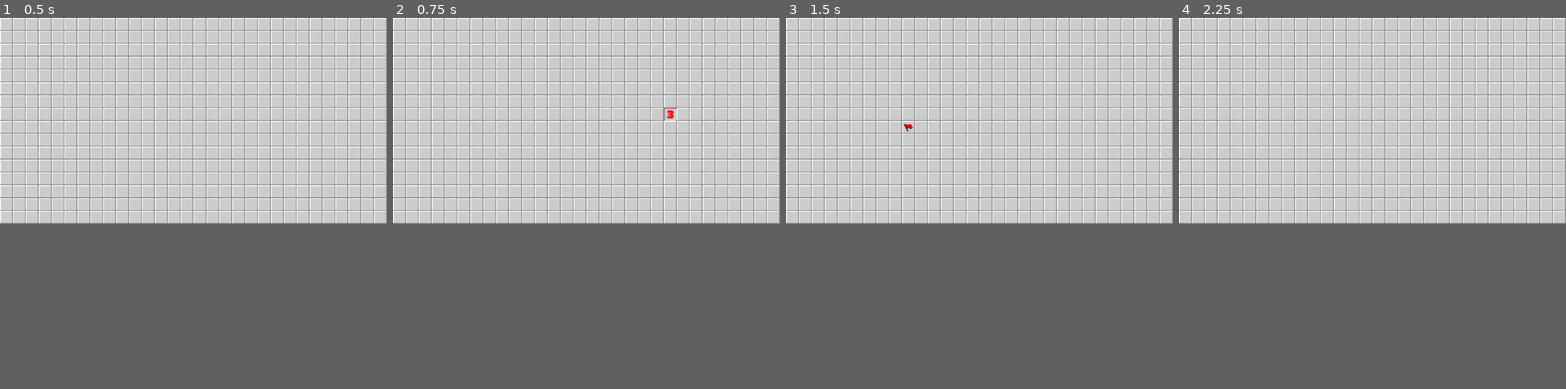
Above: before the commit, frames 1-4 (left to right).
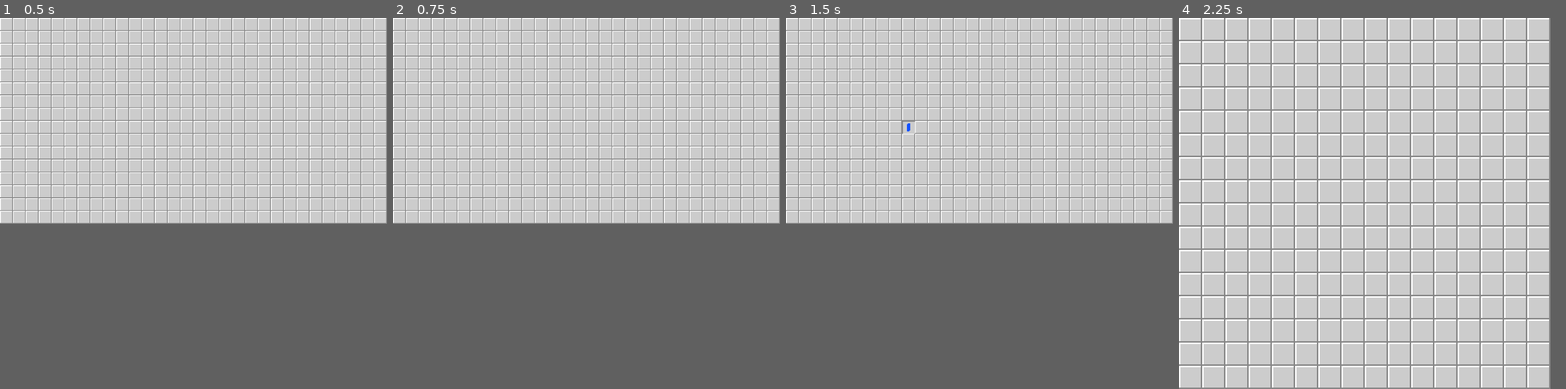
Above: after the commit, the same moments.

Repository: janeric11github/Minesweeper
Game: Godot game, scene res://Main.tscn
The game is run twice, just before and just after one commit, with the same random seed, the same clock (stepped at 60 frames per second) and the same inputs.
Inputs (mouse positions are in pixels of both pictures, inside the frame that each line leads up to):
- Up to frame 1 (0.5 s): no input
- Up to frame 2 (0.75 s): tap Enter at 0.5 s; move the mouse to (671, 110) at 0.52 s; press the mouse at (671, 110) at 0.53 s
- Up to frame 3 (1.5 s): tap Space (ui_select) at 0.77, 1.07 s; right-click (1064, 110) at 0.8 s; tap 3 (restart_expert, bound only after the commit) at 1.25 s; move the mouse to (902, 133) at 1.27 s; release the mouse at (902, 133) at 1.28 s; right-click (902, 133) at 1.35 s
- Up to frame 4 (2.25 s): tap Space (ui_select) at 1.52, 1.55, 1.82, 2.1 s; tap 2 (restart_intermediate, bound only after the commit) at 2 s; move the mouse to (1411, 77) at 2.02 s; press the mouse at (1411, 77) at 2.03 s
In our replay, in frame 4 the window is 800x426 before the commit and 768x768 after it. These sizes can differ from the game's own. Grey fills any space a smaller window leaves; there, only what the larger window draws over its background counts as a difference.

Frame 1 is identical in both runs. In frame 2, less than 0.1% of the frame differs, in the area x 70-74%, y 24-28%; in frame 3, less than 0.1%; in frame 4, 30%, in the area x 0-100%, y 0-100%.

Commit message:
Use mine and flagged to chord and reveal false flagged tiles while chording and add restart for different board settings

Diff:
--- a/Board.gd
+++ b/Board.gd
@@ -49,23 +49,11 @@
 		_: return Tile.BLANK
 
 func _input(event):
-	if event.is_action_pressed("left_click"):
+	if event.is_action_released("left_click"):
 		var local_mouse_position = get_local_mouse_position()
 		var cell_index = _get_cell_index(local_mouse_position)
-		var tile = _map.get_tile(cell_index.x, cell_index.y)
-		match tile:
-			HiddenMineMap.Tile.BLANK:
-				_map.reveal(cell_index.x, cell_index.y)
-			HiddenMineMap.Tile.N0,\
-			HiddenMineMap.Tile.N1,\
-			HiddenMineMap.Tile.N2,\
-			HiddenMineMap.Tile.N3,\
-			HiddenMineMap.Tile.N4,\
-			HiddenMineMap.Tile.N5,\
-			HiddenMineMap.Tile.N6,\
-			HiddenMineMap.Tile.N7:
-				_map.chord(cell_index.x, cell_index.y)
-	elif event.is_action_pressed("right_click"):
+		_map.reveal_or_chord(cell_index.x, cell_index.y)
+	elif event.is_action_released("right_click"):
 		var local_mouse_position = get_local_mouse_position()
 		var cell_index = _get_cell_index(local_mouse_position)
 		_map.toggle_flag(cell_index.x, cell_index.y)
--- a/HiddenMineMap.gd
+++ b/HiddenMineMap.gd
@@ -16,7 +16,7 @@
 
 var _mine_map = MineMap.new()
 
-# A 2D array of InnerCell
+# A 2D array of InnerTile
 var _inner_tiles = []
 
 func is_empty() -> bool:
@@ -73,6 +73,21 @@
 func _get_neighbor_indices(x: int, y: int) -> Array:
 	return _mine_map._get_neighbor_indices(x, y)
 
+func reveal_or_chord(x, y):
+	var tile = get_tile(x, y)
+	match tile:
+		Tile.BLANK:
+			reveal(x, y)
+		Tile.N0,\
+		Tile.N1,\
+		Tile.N2,\
+		Tile.N3,\
+		Tile.N4,\
+		Tile.N5,\
+		Tile.N6,\
+		Tile.N7:
+			chord(x, y)
+
 func reveal(x, y):
 	var index_to_tiles = {}
 	_reveal(x, y, index_to_tiles)
@@ -108,25 +123,33 @@
 
 func chord(x, y):
 	var tile = get_tile(x, y)
-	var required_flag_count: int
+	var required_flag_or_mine_count: int
 	match tile:
-		Tile.N1: required_flag_count = 1
-		Tile.N2: required_flag_count = 2
-		Tile.N3: required_flag_count = 3
-		Tile.N4: required_flag_count = 4
-		Tile.N5: required_flag_count = 5
-		Tile.N6: required_flag_count = 6
-		Tile.N7: required_flag_count = 7
+		Tile.N1: required_flag_or_mine_count = 1
+		Tile.N2: required_flag_or_mine_count = 2
+		Tile.N3: required_flag_or_mine_count = 3
+		Tile.N4: required_flag_or_mine_count = 4
+		Tile.N5: required_flag_or_mine_count = 5
+		Tile.N6: required_flag_or_mine_count = 6
+		Tile.N7: required_flag_or_mine_count = 7
 		_: return
 
-	var flag_count = 0
+	var false_flagged_indices = []
+	var flag_or_mine_count = 0
 	var neighbor_indices = _get_neighbor_indices(x, y)
 	for neighbor_index in neighbor_indices:
 		var neighbor_tile = get_tile(neighbor_index.x, neighbor_index.y)
-		if neighbor_tile != Tile.FLAGGED: continue
-		flag_count += 1
+		if neighbor_tile == Tile.FLAGGED or neighbor_tile == Tile.MINE:
+			flag_or_mine_count += 1
+		var neighbor_mine_map_tile = _mine_map.get_tile(neighbor_index.x, neighbor_index.y)
+		if neighbor_tile == Tile.FLAGGED and neighbor_mine_map_tile != -1:
+			false_flagged_indices.append(Vector2(neighbor_index.x, neighbor_index.y))
 
-	if flag_count < required_flag_count: return
+	if flag_or_mine_count != required_flag_or_mine_count: return
+
+	# unflag false flagged neighbors for revealing later
+	for false_flagged_index in false_flagged_indices:
+		toggle_flag(false_flagged_index.x, false_flagged_index.y)
 
 	var index_to_tiles = {}
 	for neighbor_index in neighbor_indices:
--- a/Main.gd
+++ b/Main.gd
@@ -13,17 +13,26 @@
 func _ready():
 	randomize()
 	_board_settings.change_to_expert()
-	_update_board(_board_settings)
+	_update_board()
 
-func _update_board(board_settings: BoardSettings):
-	var board_size = board_settings.board_size
+func _update_board():
+	var board_size = _board_settings.board_size
 	var board_size_pixel = board_size * _tile_size
 	get_tree().set_screen_stretch(SceneTree.STRETCH_MODE_2D, SceneTree.STRETCH_ASPECT_KEEP, board_size_pixel)
 	OS.window_size = board_size_pixel * _window_ratio
 
-	_mine_map.generate(board_size.x, board_size.y, board_settings.mine_count)
+	_mine_map.generate(board_size.x, board_size.y, _board_settings.mine_count)
 	board.show_map(_mine_map)
 
 func _unhandled_input(event):
-	if Input.is_action_just_pressed("ui_select"):
-		_update_board(_board_settings)
+	if Input.is_action_just_pressed("restart"):
+		_update_board()
+	if Input.is_action_just_pressed("restart_beginner"):
+		_board_settings.change_to_beginner()
+		_update_board()
+	if Input.is_action_just_pressed("restart_intermediate"):
+		_board_settings.change_to_intermediate()
+		_update_board()
+	if Input.is_action_just_pressed("restart_expert"):
+		_board_settings.change_to_expert()
+		_update_board()
--- a/project.godot
+++ b/project.godot
@@ -49,6 +49,26 @@
 "events": [ Object(InputEventMouseButton,"resource_local_to_scene":false,"resource_name":"","device":0,"alt":false,"shi …(212 unchanged characters)…
  ]
 }
+restart={
+"deadzone": 0.5,
+"events": [ Object(InputEventKey,"resource_local_to_scene":false,"resource_name":"","device":0,"alt":false,"shift":false,"control":false,"meta":false,"command":false,"pressed":false,"scancode":32,"unicode":0,"echo":false,"script":null)
+ ]
+}
+restart_beginner={
+"deadzone": 0.5,
+"events": [ Object(InputEventKey,"resource_local_to_scene":false,"resource_name":"","device":0,"alt":false,"shift":false,"control":false,"meta":false,"command":false,"pressed":false,"scancode":49,"unicode":0,"echo":false,"script":null)
+ ]
+}
+restart_intermediate={
+"deadzone": 0.5,
+"events": [ Object(InputEventKey,"resource_local_to_scene":false,"resource_name":"","device":0,"alt":false,"shift":false,"control":false,"meta":false,"command":false,"pressed":false,"scancode":50,"unicode":0,"echo":false,"script":null)
+ ]
+}
+restart_expert={
+"deadzone": 0.5,
+"events": [ Object(InputEventKey,"resource_local_to_scene":false,"resource_name":"","device":0,"alt":false,"shift":false,"control":false,"meta":false,"command":false,"pressed":false,"scancode":51,"unicode":0,"echo":false,"script":null)
+ ]
+}
 
 [physics]
 
